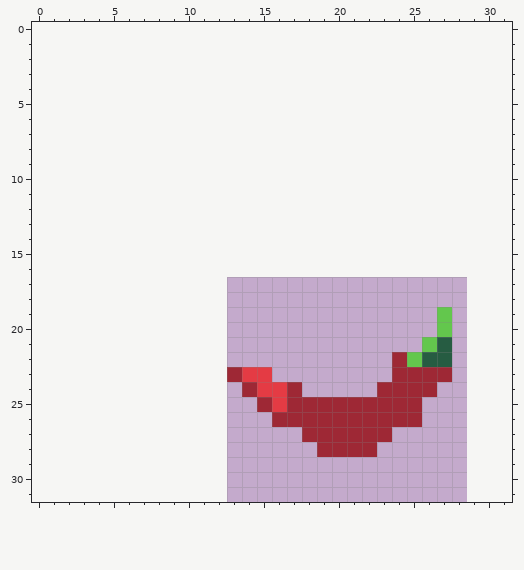
One commit to this pixel-art sprite: core/assets/pepperbomb.png. The picture above is the old version.
The file is 16x16 pixels. The old version is drawn lined up with the new one, on the new canvas.
The same view after the edit:
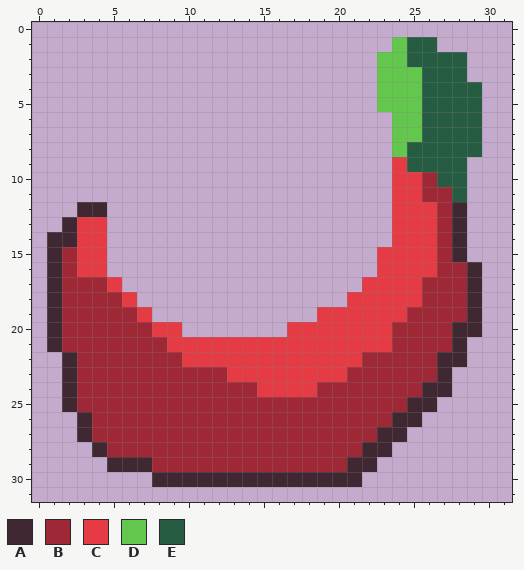
Palette (. is transparent): A #3f2832  B #9e2835  C #e43b44  D #63c74d  E #265c42
Change:
canvas 16x16 -> 32x32, the old top-left corner now at 13,17 (the part of the old canvas that was cut away was empty and is not shown)
Colour A is added in row 12 at x 3 to 4 and 28; in row 13 at x 2 and 28; in row 14 at x 1 to 2 and 28; in row 15 at x 1 and 28; in rows 16 to 19 at x 1 and 29; in row 20 at x 1 and 28 to 29.
Colour A is added in row 21 at x 1 and 28; in row 22 at x 2 and 28; in row 23 at x 2; in row 24 at x 2 and 27; in row 25 at x 2 and 26; in row 26 at x 3.
Colour A is added in row 27 at x 3 and 24; in row 28 at x 4 and 23; in row 29 at x 5 to 7 and 21 to 22; in row 30 at x 8 to 21.
Colour A replaces colour B in row 23 at x 27; in row 24 at x 26; in row 25 at x 25; in row 26 at x 24 to 25; in row 27 at x 23; in row 28 at x 22.
Colour A replaces colour E in row 22 at x 27.
Colour B is added in row 10 at x 26; in row 11 at x 26 to 27; in rows 12 to 14 at x 27; in row 15 at x 2 and 27; in row 16 at x 2 and 27 to 28; in row 17 at x 2 to 4 and 26 to 28.
Colour B is added in row 18 at x 2 to 5 and 26 to 28; in row 19 at x 2 to 6, 25 to 26 and 28; in row 20 at x 2 to 7 and 24 to 26; in row 21 at x 2 to 8 and 24 to 25; in row 22 at x 3 to 9 and 22 to 23; in row 23 at x 3 to 12 and 21 to 23.
Colour B is added in row 24 at x 3 to 13 and 19 to 22; in row 25 at x 3 to 14; in row 26 at x 4 to 15; in row 27 at x 4 to 17; in row 28 at x 5 to 18; in row 29 at x 8 to 20.
Colour B replaces colour C in row 25 at x 16.
Colour B replaces colour D in rows 19 to 20 at x 27; in row 21 at x 26; in row 22 at x 25.
Colour B replaces colour E in row 21 at x 27; in row 22 at x 26.
Colour C is added in row 9 at x 24; in rows 10 to 11 at x 24 to 25; in row 12 at x 24 to 26; in rows 13 to 14 at x 3 to 4 and 24 to 26; in rows 15 to 16 at x 3 to 4 and 23 to 26; in row 17 at x 5 and 22 to 25.
Colour C is added in row 18 at x 6 and 21 to 25; in row 19 at x 7 and 19 to 24; in row 20 at x 8 to 9 and 17 to 23; in row 21 at x 9 to 23; in row 22 at x 10 to 21; in row 23 at x 16 to 20.
Colour C is added in row 24 at x 18.
Colour C replaces colour B in row 23 at x 13; in row 24 at x 17.
Colour D is added in row 1 at x 24; in row 2 at x 23 to 24; in rows 3 to 5 at x 23 to 25; in rows 6 to 7 at x 24 to 25; in row 8 at x 24.
Colour E is added in row 1 at x 25 to 26; in row 2 at x 25 to 28; in row 3 at x 26 to 28; in rows 4 to 7 at x 26 to 29; in row 8 at x 25 to 29; in row 9 at x 25 to 28.
Colour E is added in row 10 at x 27 to 28; in row 11 at x 28.
